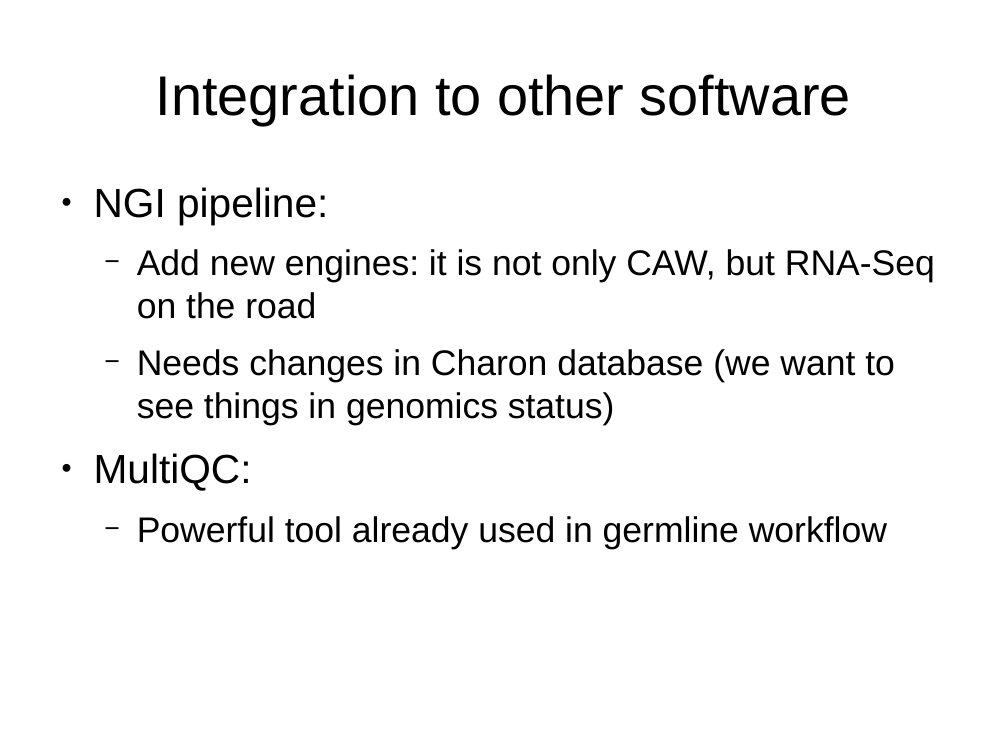
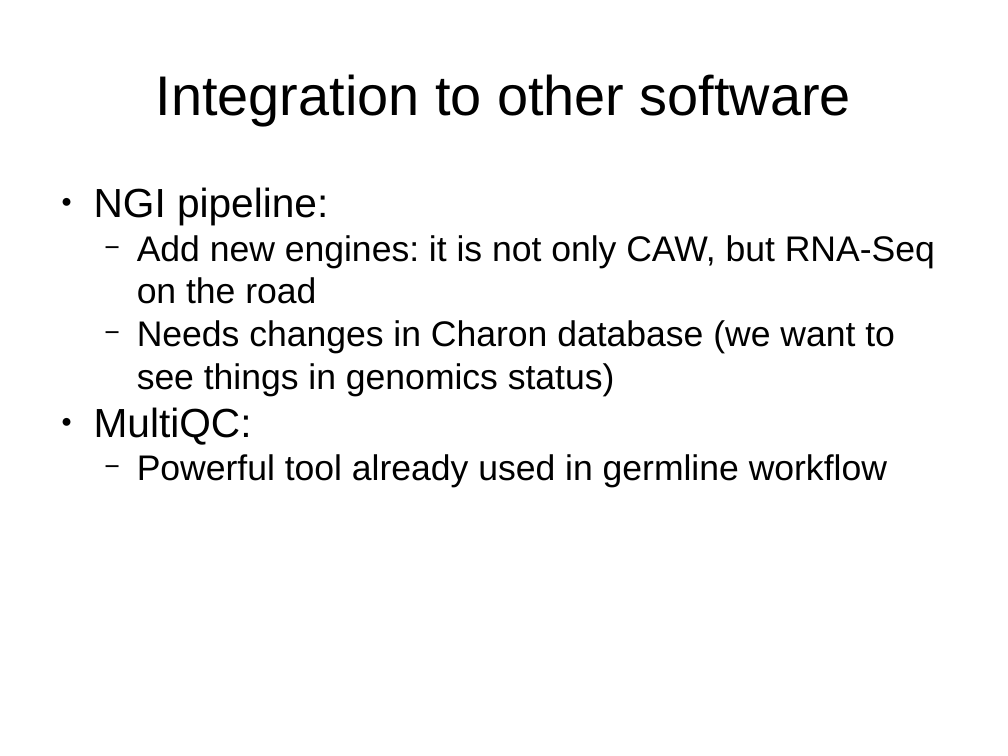
Before and after one commit to nf-core/sarek, a slide deck: slide 6 of doc/Sprint1_tools.odp. Drawn at 1008x756 pixels with LibreOffice and Linux fonts; fonts in the diff are those of the drawing. Boxes give left, top, right and bottom in pixels: in the first picture for what was removed or moved away, otherwise in the second. Text is boxed around its words. In the diff, an @@ line names an element or a change of style, - is before the commit and + after.

```diff
--- a/doc/Sprint1_tools.odp
+++ b/doc/Sprint1_tools.odp
@@ text "NGI pipeline:" at (94, 187, 935, 488): less space between paragraphs @@
```
Also in this commit, not shown: 3 other slides changed.
